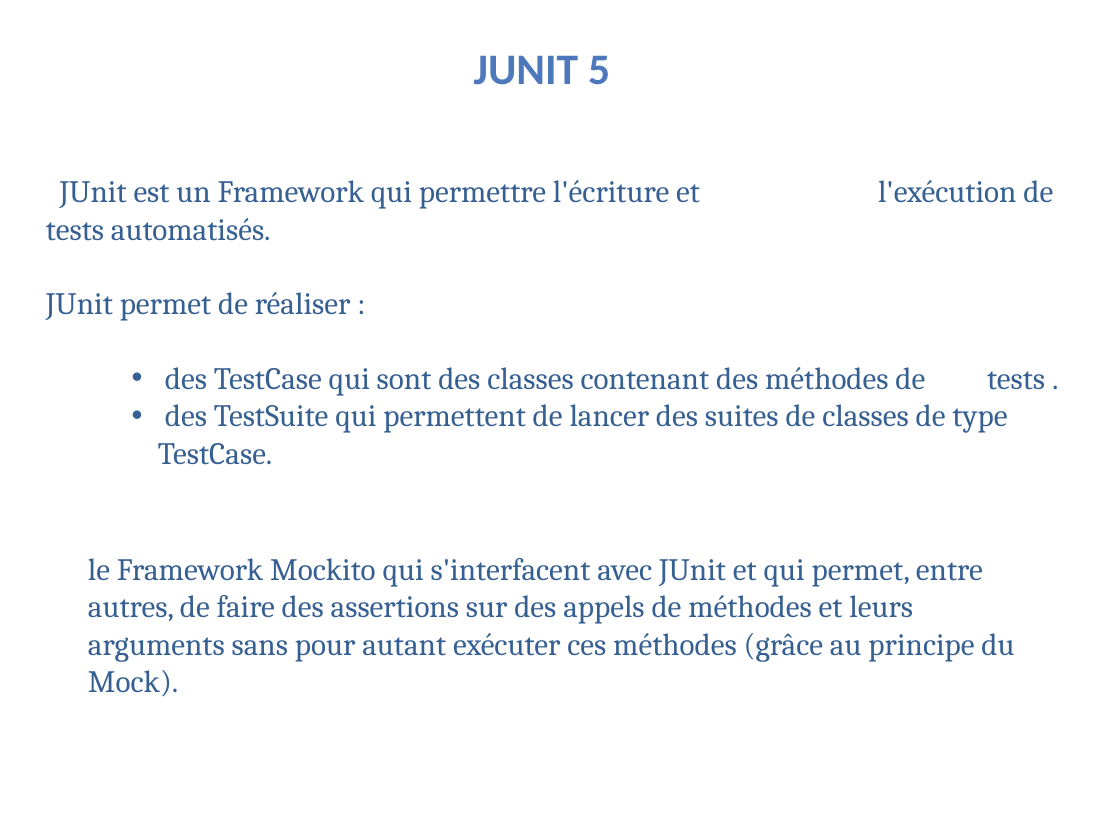
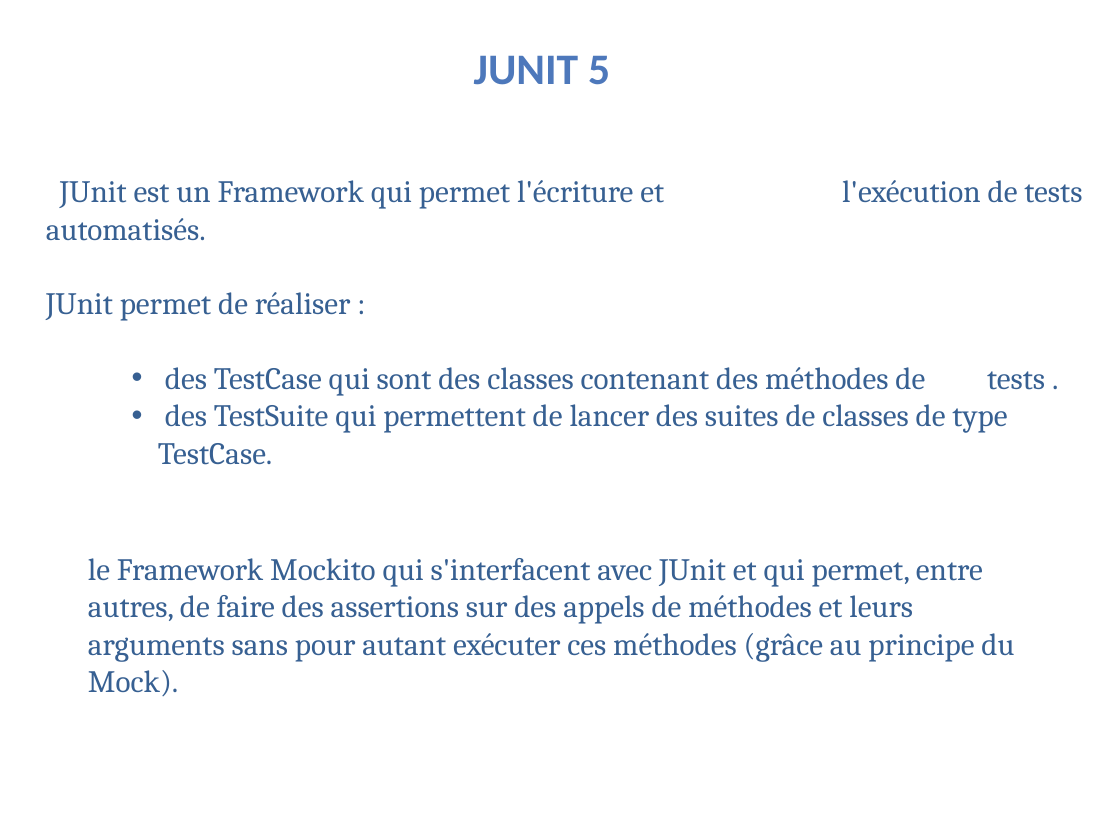
Before and after one commit to KalouiSanaa/projet5-openclassroom, a slide deck: slide 6 of p5_kaloui-sanaa-presentation.pptx. Drawn at 1120x840 pixels with LibreOffice and Linux fonts; fonts in the diff are those of the drawing; background and template pictures are left out. Boxes give left, top, right and bottom in pixels: in the first picture for what was removed or moved away, otherwise in the second. Text is boxed around its words. In the diff, an @@ line names an element or a change of style, - is before the commit and + after.

```diff
--- a/p5_kaloui-sanaa-presentation.pptx
+++ b/p5_kaloui-sanaa-presentation.pptx
@@ text at (60, 180, 1082, 209): text changed @@
-JUnit est un Framework qui permettre l'écriture et l'exécution de tests automatisés.
+JUnit est un Framework qui permet l'écriture et l'exécution de tests automatisés.
```
Also in this commit, not shown: 2 other slides changed, 24 other files.
